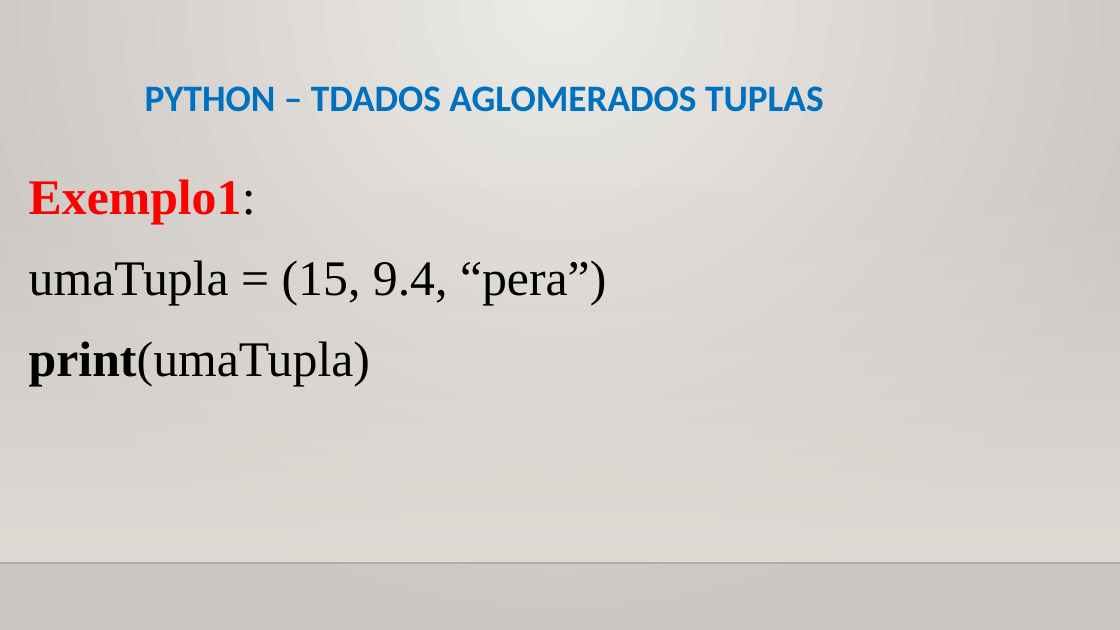
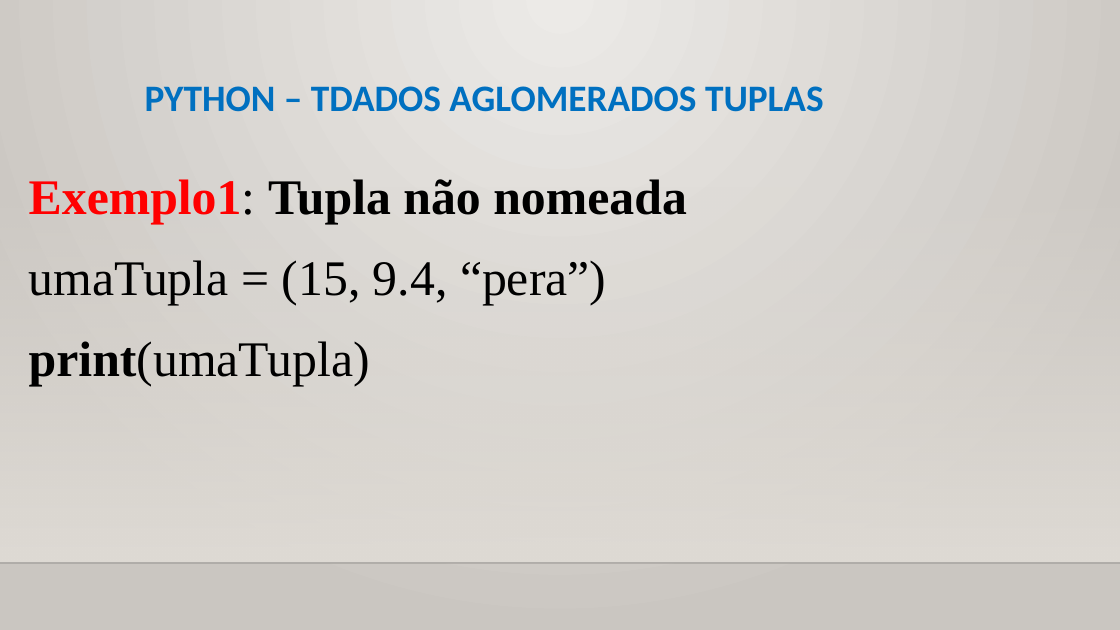
Before and after one commit to CloudEducationBrazil/WydenUniRuyPythonRAD, a slide deck: slide 18 of 01 Classes/Aula 07 RAD Python - Tipos de Dados Aglomerados.pptx. Drawn at 1120x630 pixels with LibreOffice and Linux fonts; fonts in the diff are those of the drawing; background and template pictures are left out. Boxes give left, top, right and bottom in pixels: in the first picture for what was removed or moved away, otherwise in the second. Text is boxed around its words. In the diff, an @@ line names an element or a change of style, - is before the commit and + after.

```diff
--- a/01 Classes/Aula 07 RAD Python - Tipos de Dados Aglomerados.pptx
+++ b/01 Classes/Aula 07 RAD Python - Tipos de Dados Aglomerados.pptx
@@ text at (x1=29, y1=179, x2=687, y2=224): text changed; text colour #FF0000 to #000000 @@
-Exemplo1:
+Exemplo1: Tupla não nomeada
```
Also in this commit, not shown: 6 other slides changed, 1 slide added, 2 other files.
